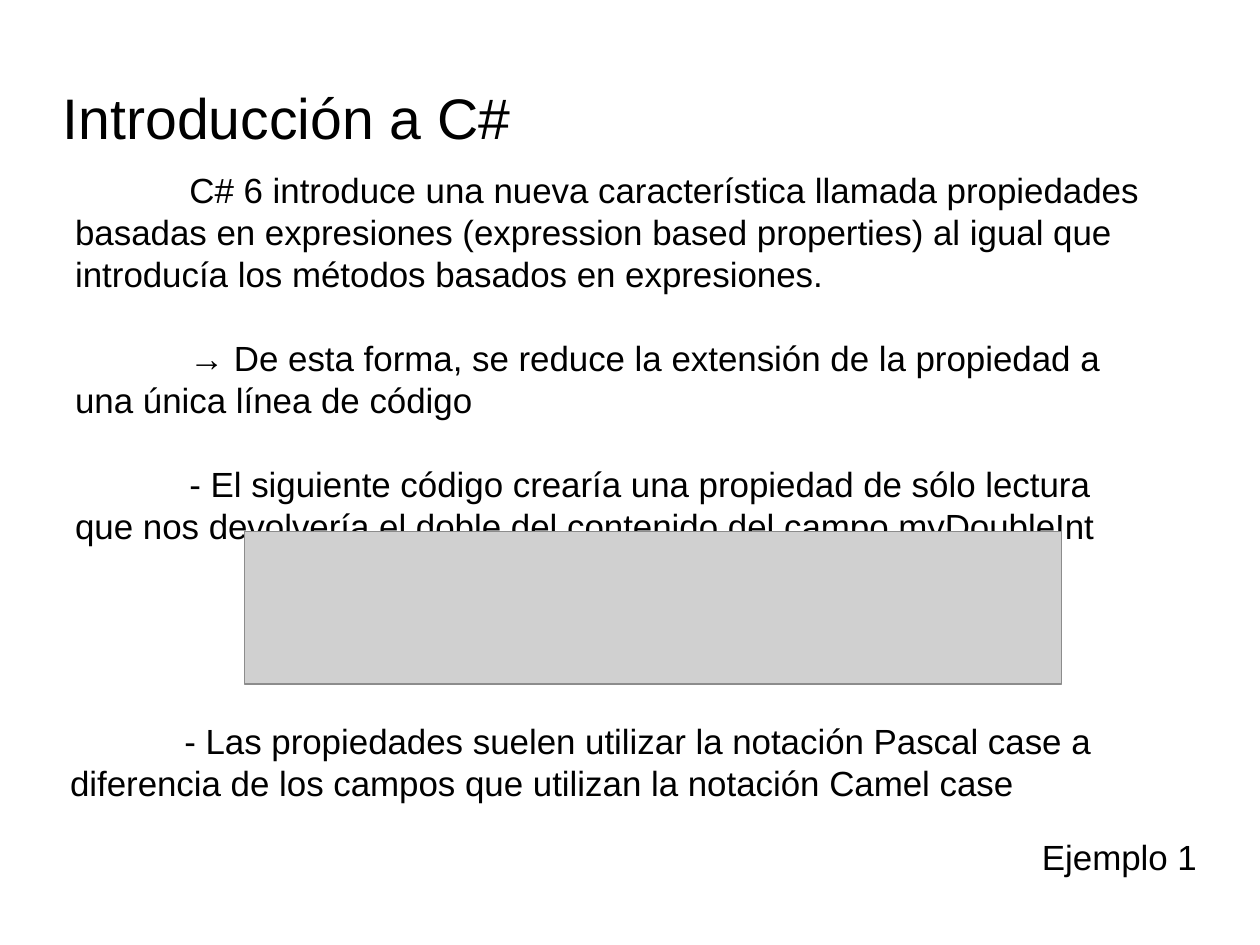
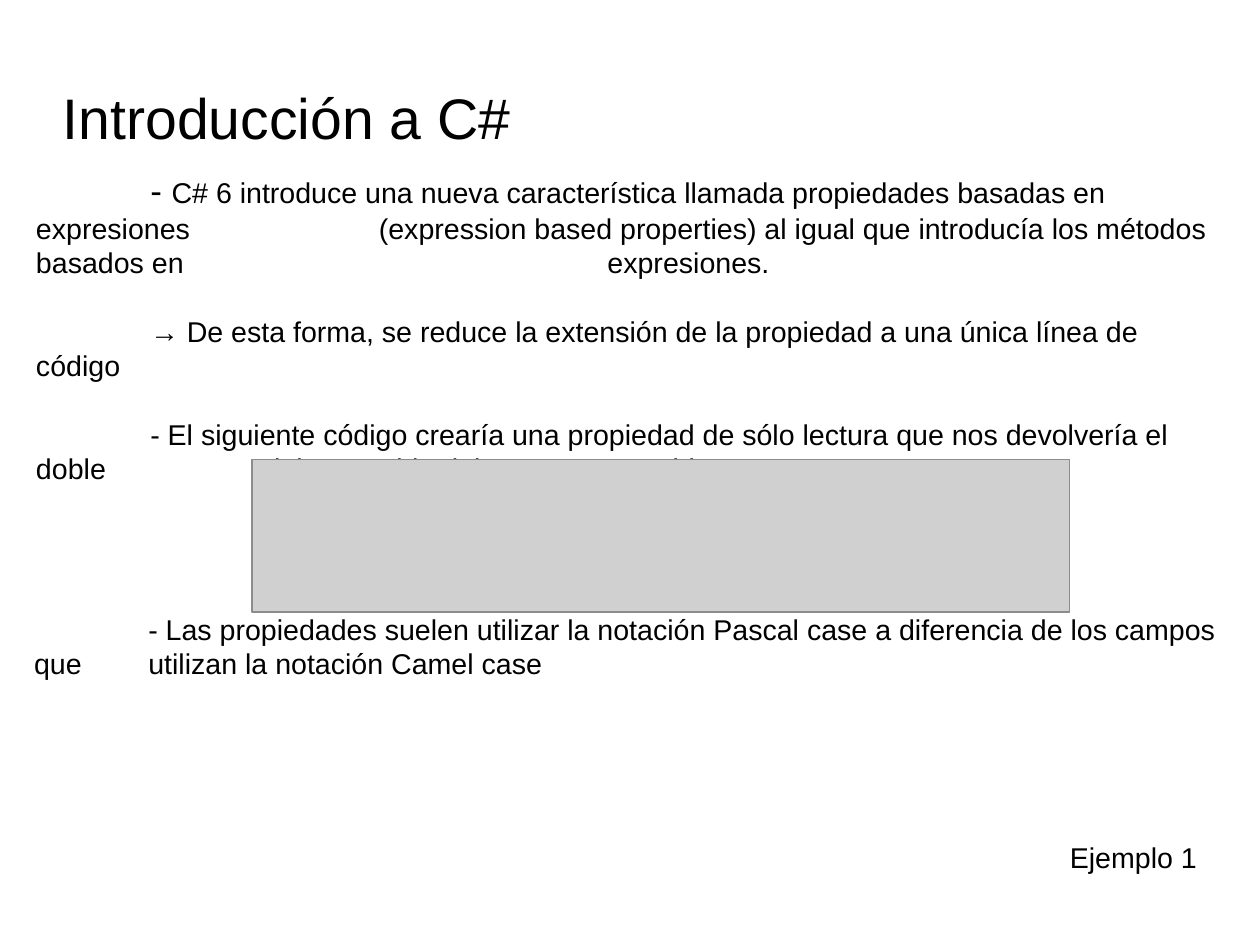
Before and after one commit to videojuegos-abastos/PMV, a slide deck: slide 9 of te/Tema 4 (Chema)/t4.3.- Definiendo miembros de una clase.odp. Drawn at 1260x945 pixels with LibreOffice and Linux fonts; fonts in the diff are those of the drawing; grey boxes stand for pictures; background and template pictures are left out. Boxes give left, top, right and bottom in pixels: in the first picture for what was removed or moved away, otherwise in the second. Text is boxed around its words. In the diff, an @@ line names an element or a change of style, - is before the commit and + after.

```diff
--- a/te/Tema 4 (Chema)/t4.3.- Definiendo miembros de una clase.odp
+++ b/te/Tema 4 (Chema)/t4.3.- Definiendo miembros de una clase.odp
@@ title at box(36, 182, 1206, 460): text changed; size 22 to 18 pt @@
-C# 6 introduce una nueva característica llamada propiedades basadas en expresiones (expression based properties) al igual que introducía los métodos basados en expresiones.
-→ De esta forma, se reduce la extensión de la propiedad a una única línea de código
-- El siguiente código crearía una propiedad de sólo lectura que nos devolvería el doble del contenido del campo myDoubleInt
+- C# 6 introduce una nueva característica llamada propiedades basadas en expresiones (expression based properties) al igual que introducía los métodos basados en expresiones.
+→ De esta forma, se reduce la extensión de la propiedad a una única línea de código
+- El siguiente código crearía una propiedad de sólo lectura que nos devolvería el doble del contenido del campo myDoubleInt
@@ picture: place and size @@
-picture at box(245, 532, 1062, 684)
+picture at box(252, 460, 1069, 612)
@@ title "- Las propiedades suelen utilizar ..." at box(148, 619, 1215, 675): size 22 to 18 pt @@
@@ title "- Las propiedades suelen utilizar ...": place and size @@
-title "- Las propiedades suelen utilizar ..." at box(70, 728, 1090, 803)
+title "- Las propiedades suelen utilizar ..." at box(148, 619, 1215, 675)
@@ text "Ejemplo 1" at box(1070, 847, 1197, 873): size 22 to 18 pt @@
```
Also in this commit, not shown: 20 other slides changed, 1 slide added, 4 slides removed, 1 other file.
